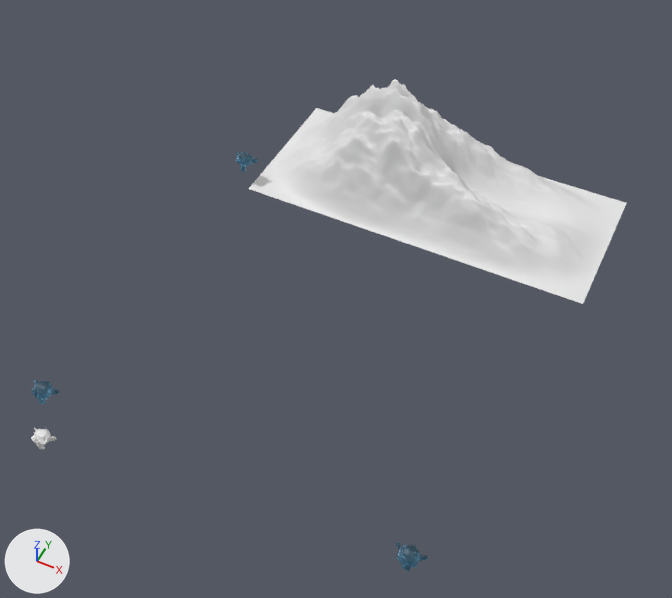
A saved change to the Blender file Tu.blend.
Rendered twice from a 50 mm camera at (48.5, -37.0, 74.3) aimed at (19.1, 21.9, 0.7). The axes (+X, +Y, +Z) are drawn at lower left. The lights are the same throughout.

In view in the first picture: 'Landscape'.
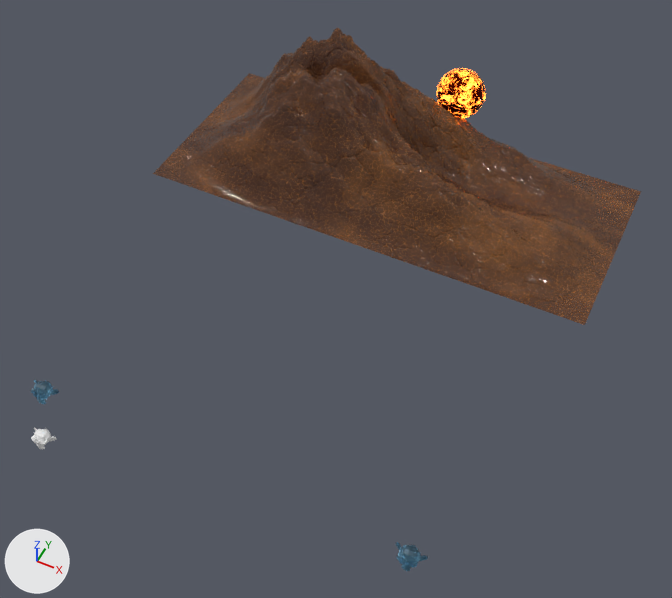
What differs and where, as boxes (x1, y1, x2, y2) in the pictures (672 x 598 px):
'Landscape', recoloured, moved, rescaled (white to brown, 29% wider, 32% taller)
    before: (249, 79, 626, 304)
    after: (153, 28, 641, 325)
'Sphere', added
    after: (436, 68, 486, 118)

Edits to the bpy script that builds the scene:
```text
Add ng_aniline_leather:
    ng_aniline_leather = bpy.data.node_groups.new('Aniline Leather', 'ShaderNodeTree')
    # nodes: BsdfPrincipled, Bump, Mapping, Mix, MixShader, TexCoord, TexNoise, TexVoronoi, ValToRGB
    # colours: black #000000, white #ffffff, brown #44281c, orange #b77437, orange #f19b48
Add mat_aniline_leather:
    mat_aniline_leather = bpy.data.materials.new('Aniline Leather')
    # nodes: Group, OutputMaterial
Add mat_sunn:
    mat_sunn = bpy.data.materials.new('Sunn')
    # nodes: BsdfPrincipled, Emission, MixShader, OutputMaterial, TexNoise, ValToRGB
    # colours: orange #ff7724, black #000000, white #ffffff, dark red #5b0803
Change me_landscape:
    where me_landscape.from_pydata(...)  # 16384 vertices, 16129 faces; spans x -1.0..1.0, y -1.0..1.0, z 0.0..0.63
    add me_landscape.materials.append(mat_aniline_leather)
Add me_sphere:
    me_sphere.from_pydata(...)  # a UV sphere (32 segments, 16 rings, poles along z) spanning x -1.0..1.0, y -1.0..1.0, z -1.0..1.0
    me_sphere.polygons.foreach_set('use_smooth', [True] * 512)
    me_sphere.materials.append(mat_sunn)
Change ob_landscape:
    ob_landscape.location: (21.1, 45.2, -2.7) -> (15.6, 45.2, -2.7)
    ob_landscape.scale: (21.3, 9.19, 21.3) -> (27.9, 12.1, 27.9)
Add ob_sphere:
    ob_sphere = bpy.data.objects.new('Sphere', me_sphere)
    ob_sphere.location = (19.9, 54.4, 6.1)
    ob_sphere.scale = (3.01, 3.01, 3.01)
```
